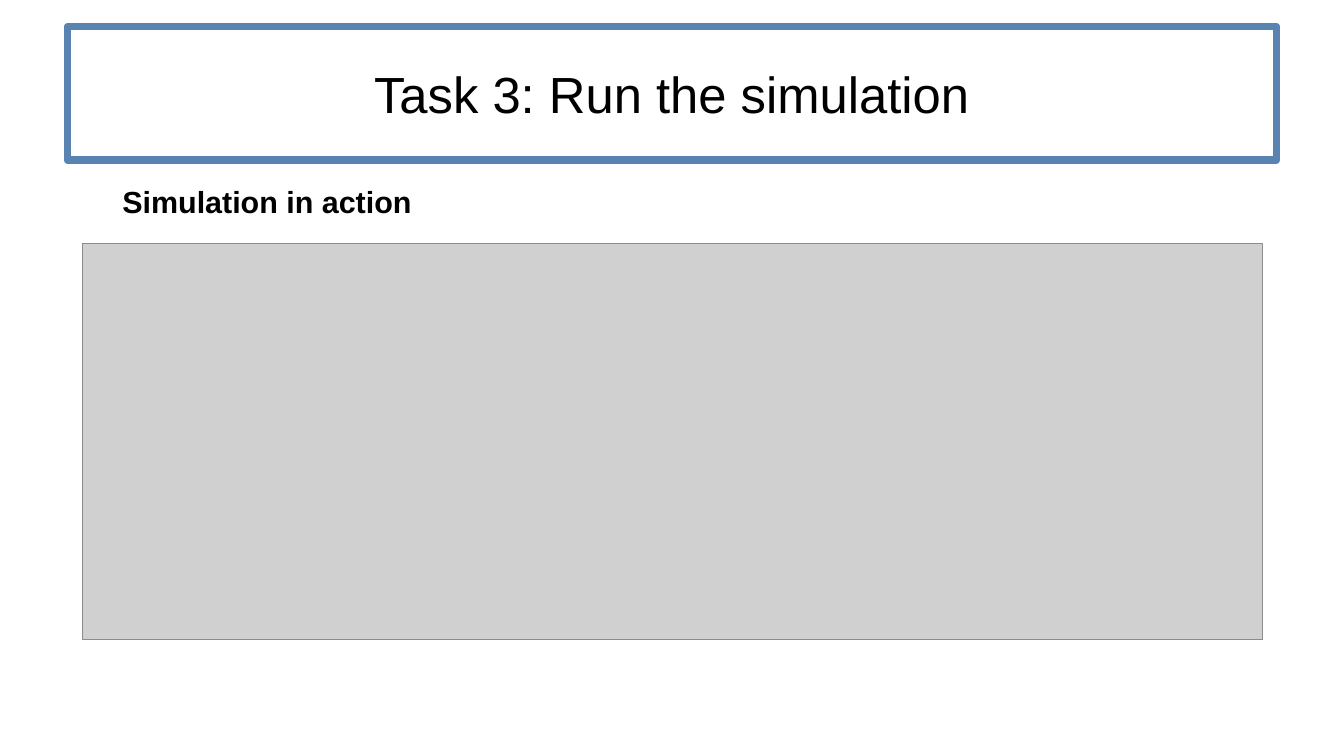
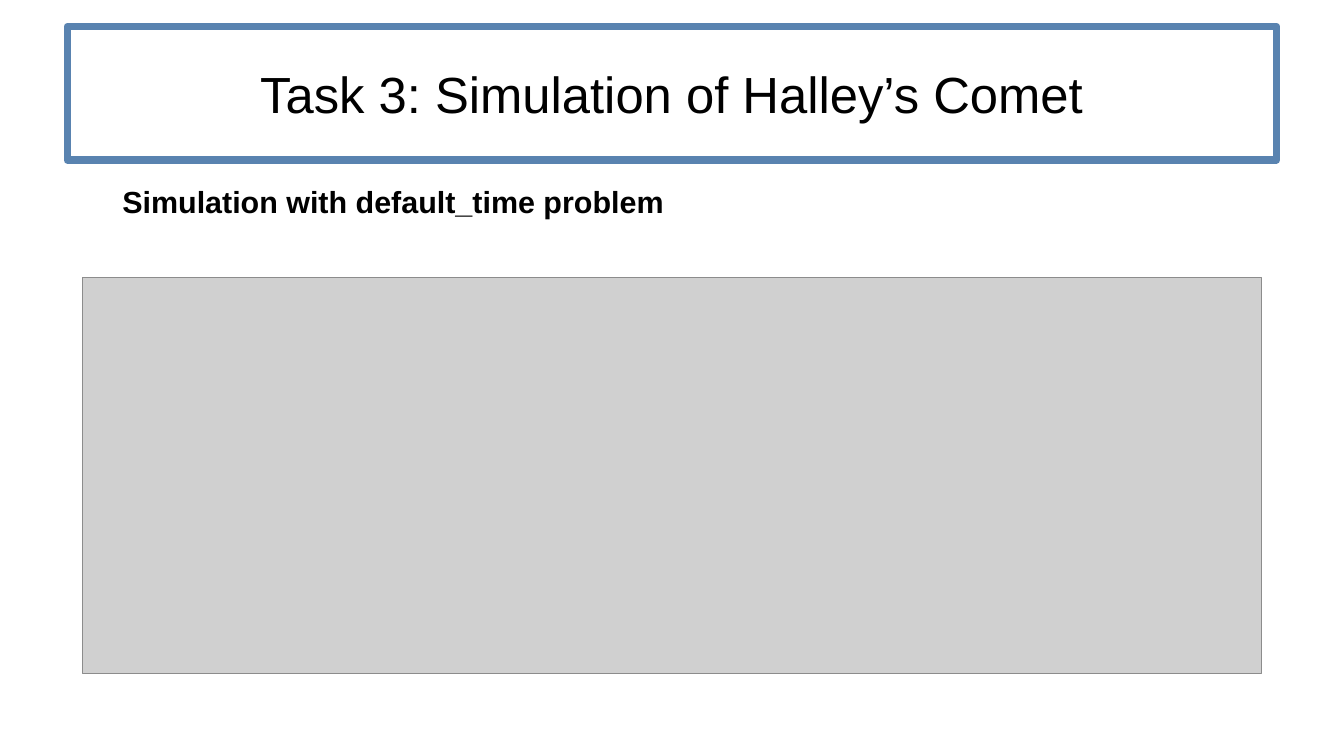
Before and after one commit to lneef/PSEMolDyn_Group1, a slide deck: slide 6 of Sheet1.odp. Drawn at 1344x756 pixels with LibreOffice and Linux fonts; fonts in the diff are those of the drawing; grey boxes stand for pictures. Boxes give left, top, right and bottom in pixels: in the first picture for what was removed or moved away, otherwise in the second. Text is boxed around its words. In the diff, an @@ line names an element or a change of style, - is before the commit and + after.

Commit message:
presentation 2

```diff
--- a/Sheet1.odp
+++ b/Sheet1.odp
@@ title at bbox=[260, 76, 1082, 124]: text changed @@
-Task 3: Run the simulation
+Task 3: Simulation of Halley’s Comet
@@ text at bbox=[122, 191, 663, 219]: text changed @@
-Simulation in action
+Simulation with default_time problem
@@ picture: place and size @@
-picture at bbox=[83, 244, 1264, 640]
+picture at bbox=[83, 278, 1262, 674]
```
Also in this commit, not shown: 2 other slides changed.
